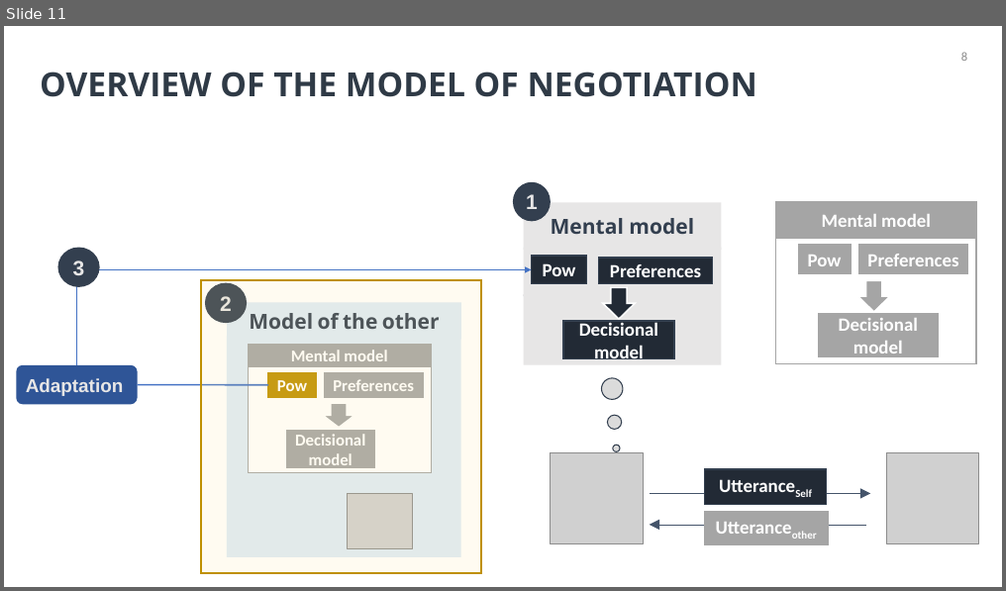
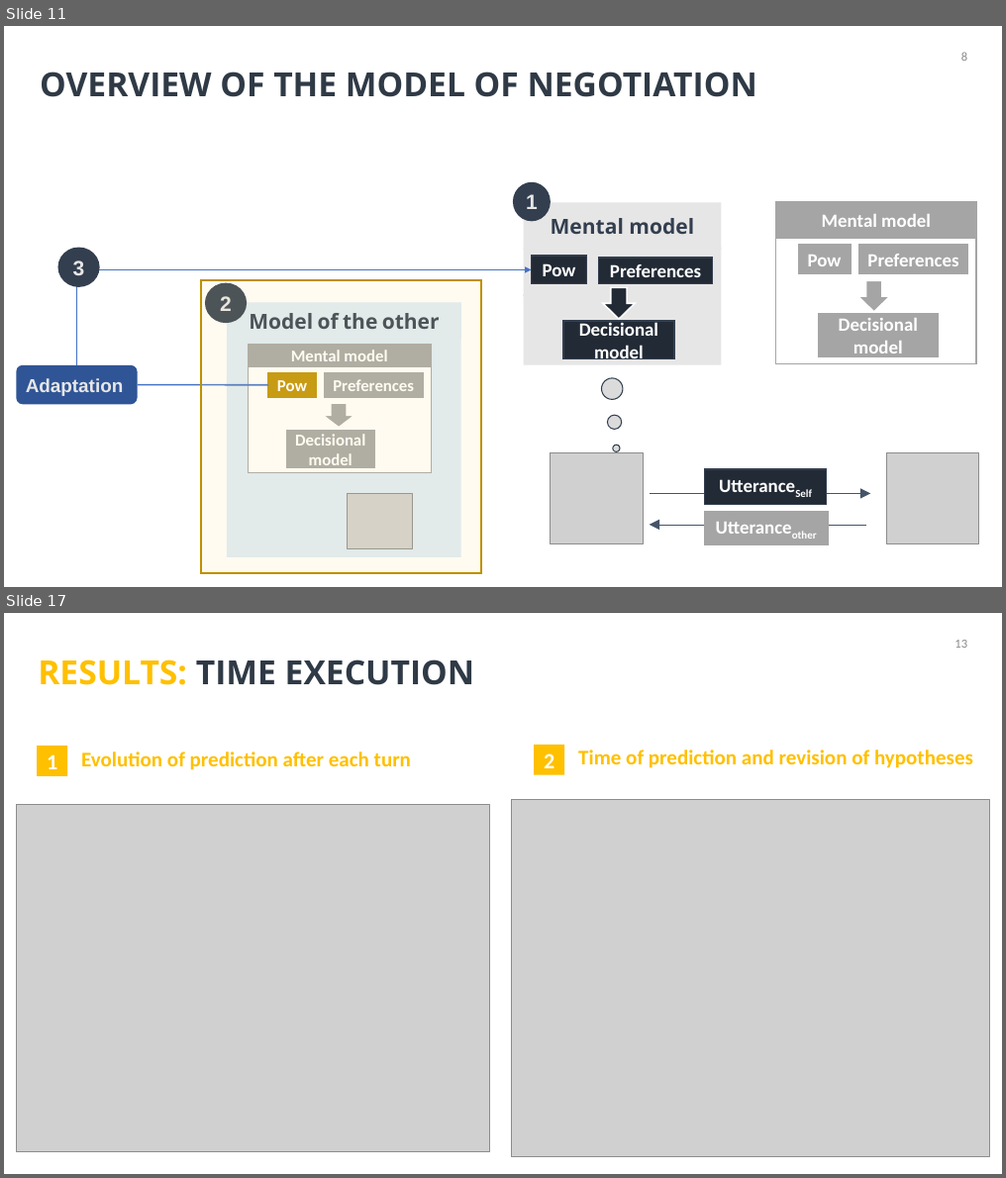
Before and after one commit to Olydia/Discolog, a slide deck: papers/Presentations/intellisys/intellysis.pptx. Shown one above the other, each under a label of ours: slide 11 before the commit, slides 11 and 17 after it; the slides between them are not shown. The pictures are 1006x591 and 1006x1178 pixels, drawn with LibreOffice and Linux fonts; fonts in the diff are those of the drawing; grey boxes stand for pictures. Boxes give left, top, right and bottom in pixels: in the first picture for what was removed or moved away, otherwise in the second. Text is boxed around its words. In the diff, an @@ line names an element or a change of style, - is before the commit and + after.

```diff
--- a/papers/Presentations/intellisys/intellysis.pptx
+++ b/papers/Presentations/intellisys/intellysis.pptx
@@ slide 17 added at box(4, 613, 1002, 1174), background #FFFFFF @@
@@ text added at box(954, 640, 967, 648), 12 pt, text #8C8C8C @@
+13
@@ title added at box(38, 660, 474, 685), 32 pt, text #2F3A46, bold @@
+RESULTS: TIME EXECUTION
@@ rectangle added at box(37, 746, 67, 776), fill #FFC000, 21 pt, text #FFFFFF, bold @@
+1
@@ text added at box(81, 752, 411, 770), 20 pt, text #FFC000, bold @@
+Evolution of prediction after each turn
@@ rectangle added at box(534, 745, 564, 775), fill #FFC000, 21 pt, text #FFFFFF, bold @@
+2
@@ text added at box(578, 750, 973, 768), 20 pt, text #FFC000, bold @@
+Time of prediction and revision of hypotheses
@@ picture added at box(17, 805, 489, 1153) @@
@@ picture added at box(511, 799, 989, 1157) @@
```
Also in this commit, not shown: 10 slides changed, 3 other slides added, 2 other files.
